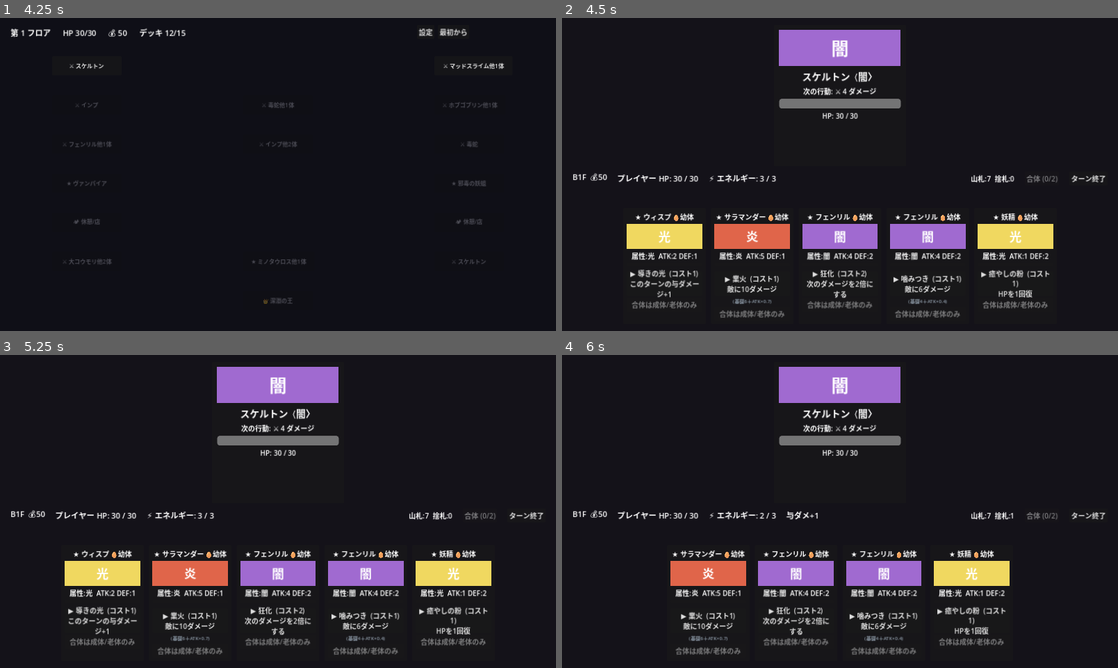
Above: before the commit, frames 1-4 (two rows, left to right).
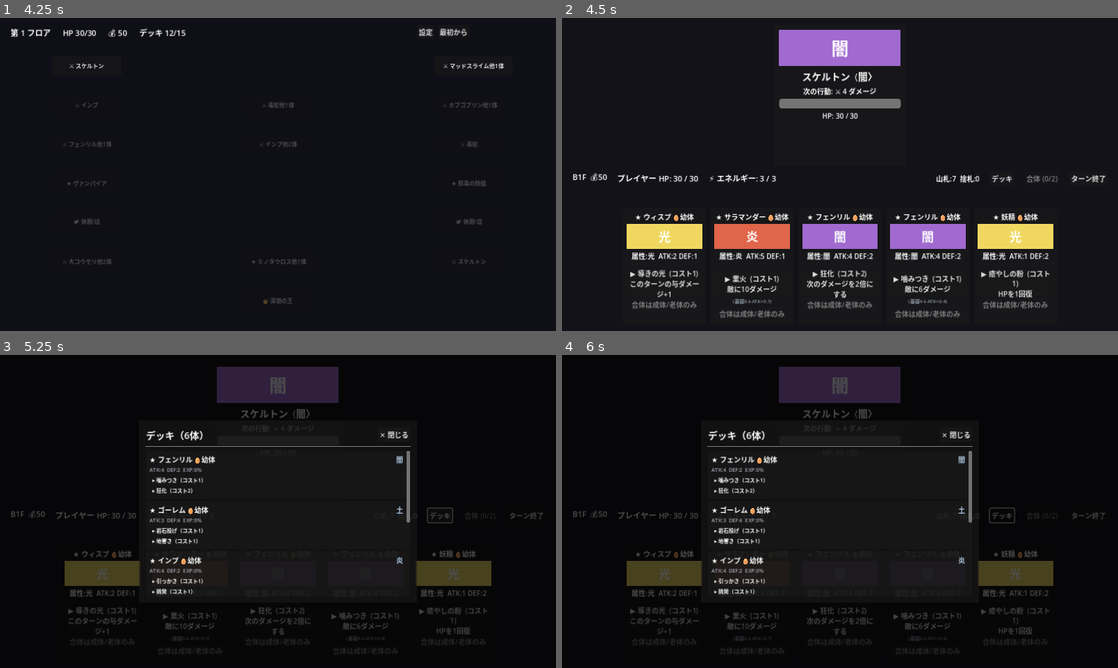
Above: after the commit, the same moments.

Repository: bakery48/mortal-pact
Game: Godot game, scene res://scenes/ui/title.tscn
Two runs of this game, one before a commit and one after it. Both use one fixed random seed, a clock stepped at 60 frames per second and the inputs below.
Inputs (mouse positions are in pixels of both pictures, inside the frame that each line leads up to):
- Up to frame 1 (4.25 s): click "はじめから" at 0.5 s; click "設定" at 1.25 s; click "フルスクリーン" at 2 s; click "戻る" at 2.75 s; click "最初から" at 3.5 s
- Up to frame 2 (4.5 s): click "⚔ スケルトン" at 4.25 s
- Up to frame 3 (5.25 s): click (439, 514) at 5 s, where only the run after the commit has a clickable "デッキ"
- Up to frame 4 (6 s): click "▶ 導きの光 (コスト1) このターンの与ダメージ+1" at 5.75 s

Frame 1 is identical in both runs. In frame 2, 0.2% of the frame differs, in the area x 67-82%, y 50-53%; in frame 3, 16%, in the area x 2-98%, y 3-96%; in frame 4, 16%.

Commit message:
Add deck viewer button to battle status bar
"デッキ" button opens a scrollable modal listing all monsters
in Run.deck with name/stage/rarity, ATK/DEF/EXP%, and current
skill costs. Closes with ✕ button or can be left open.

https://claude.ai/code/session_01SGpNd8xjjtE9S1hYpNHnwi

Diff:
--- a/scenes/battle/battle_manager.gd
+++ b/scenes/battle/battle_manager.gd
@@ -133,6 +133,11 @@
 
 	_pile_label = Label.new()
 	status.add_child(_pile_label)
+
+	var deck_btn := Button.new()
+	deck_btn.text = "デッキ"
+	deck_btn.pressed.connect(_open_deck_view)
+	status.add_child(deck_btn)
 
 	_fuse_button = Button.new()
 	_fuse_button.disabled = true
@@ -728,6 +733,97 @@
 			(child as CardUI).enemy_element = solo
 			(child as CardUI).refresh(energy)
 
+func _open_deck_view() -> void:
+	var overlay := ColorRect.new()
+	overlay.color = Color(0, 0, 0, 0.7)
+	overlay.set_anchors_and_offsets_preset(Control.PRESET_FULL_RECT)
+	overlay.mouse_filter = Control.MOUSE_FILTER_STOP
+	add_child(overlay)
+
+	var center := CenterContainer.new()
+	center.set_anchors_and_offsets_preset(Control.PRESET_FULL_RECT)
+	overlay.add_child(center)
+
+	var panel := PanelContainer.new()
+	panel.custom_minimum_size = Vector2(640, 420)
+	center.add_child(panel)
+
+	var margin := MarginContainer.new()
+	for side in ["left", "right", "top", "bottom"]:
+		margin.add_theme_constant_override("margin_" + side, 16)
+	panel.add_child(margin)
+
+	var vbox := VBoxContainer.new()
+	vbox.add_theme_constant_override("separation", 8)
+	margin.add_child(vbox)
+
+	var header := HBoxContainer.new()
+	vbox.add_child(header)
+
+	var title := Label.new()
+	title.text = "デッキ（%d体）" % Run.deck.size()
+	title.add_theme_font_size_override("font_size", 22)
+	title.size_flags_horizontal = Control.SIZE_EXPAND_FILL
+	header.add_child(title)
+
+	var close := Button.new()
+	close.text = "✕ 閉じる"
+	close.pressed.connect(func() -> void: overlay.queue_free())
+	header.add_child(close)
+
+	vbox.add_child(HSeparator.new())
+
+	var scroll := ScrollContainer.new()
+	scroll.size_flags_vertical = Control.SIZE_EXPAND_FILL
+	scroll.horizontal_scroll_mode = ScrollContainer.SCROLL_MODE_DISABLED
+	vbox.add_child(scroll)
+
+	var list := VBoxContainer.new()
+	list.add_theme_constant_override("separation", 6)
+	list.size_flags_horizontal = Control.SIZE_EXPAND_FILL
+	scroll.add_child(list)
+
+	for mon: MonsterData in Run.deck:
+		var row := PanelContainer.new()
+		list.add_child(row)
+
+		var rm := MarginContainer.new()
+		for side in ["left", "right", "top", "bottom"]:
+			rm.add_theme_constant_override("margin_" + side, 8)
+		row.add_child(rm)
+
+		var rv := VBoxContainer.new()
+		rv.add_theme_constant_override("separation", 3)
+		rm.add_child(rv)
+
+		# 名前行
+		var name_row := HBoxContainer.new()
+		rv.add_child(name_row)
+		var name_lbl := Label.new()
+		name_lbl.text = "%s %s %s" % [mon.rarity_label(), mon.monster_name, mon.stage_label()]
+		name_lbl.add_theme_font_size_override("font_size", 16)
+		name_lbl.size_flags_horizontal = Control.SIZE_EXPAND_FILL
+		name_row.add_child(name_lbl)
+		var elem_lbl := Label.new()
+		elem_lbl.text = mon.element_label()
+		elem_lbl.add_theme_color_override("font_color", Color(0.7, 0.8, 0.9))
+		name_row.add_child(elem_lbl)
+
+		# ステータス行
+		var stat_lbl := Label.new()
+		var exp_pct := int(mon.exp_progress() * 100)
+		stat_lbl.text = "ATK:%d  DEF:%d  EXP:%d%%" % [mon.effective_attack(), mon.effective_defense(), exp_pct]
+		stat_lbl.add_theme_font_size_override("font_size", 12)
+		stat_lbl.add_theme_color_override("font_color", Color(0.65, 0.65, 0.7))
+		rv.add_child(stat_lbl)
+
+		# スキル行
+		for cmd: CommandData in mon.commands:
+			var cmd_lbl := Label.new()
+			cmd_lbl.text = "  ▸ %s（コスト%d）" % [cmd.command_name, mon.effective_cost(cmd)]
+			cmd_lbl.add_theme_font_size_override("font_size", 12)
+			rv.add_child(cmd_lbl)
+
 func _win() -> void:
 	battle_over = true
 	_message_label.visible = true
